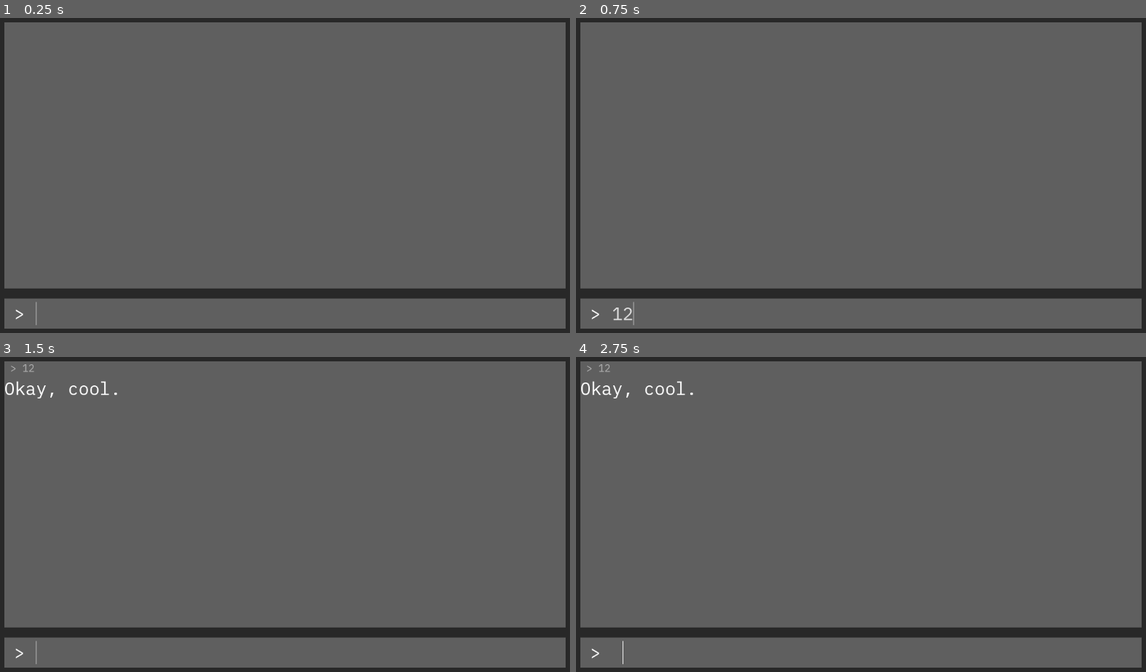
Above: before the commit, frames 1-4 (two rows, left to right).
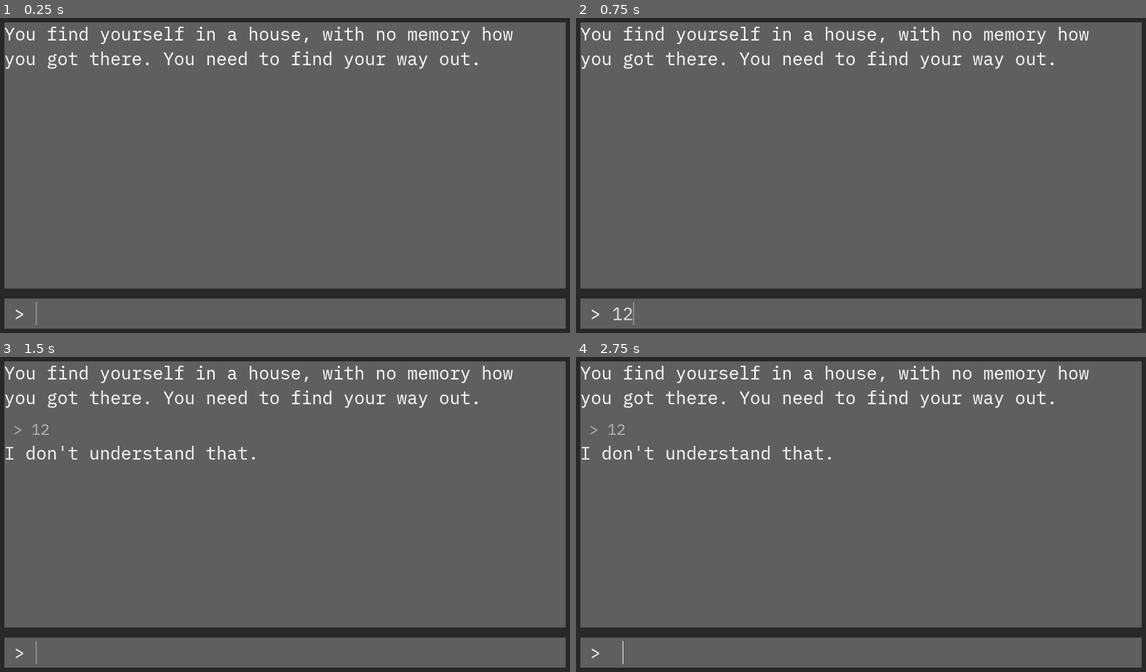
Above: after the commit, the same moments.

Repository: alephmembeth/textadventure-from-scratch
Game: Godot game, scene res://game.tscn
Same seed, same stepped clock (60 frames per second), same inputs: the game is played once before the commit and once after it.
Inputs (mouse positions are in pixels of both pictures, inside the frame that each line leads up to):
- Up to frame 1 (0.25 s): no input
- Up to frame 2 (0.75 s): click (878, 314) at 0.52 s; type "12" at 0.6 s
- Up to frame 3 (1.5 s): tap Enter at 1.25 s
- Up to frame 4 (2.75 s): tap Space at 2 s

The runs differ from the first frame. In frame 1, 2.0% of the frame differs, in the area x 0-91%, y 2-17%; in frame 2, 2.0%; in frame 3, 2.7%, in the area x 0-91%, y 2-33%; in frame 4, 2.7%.

Commit message:
Implement command parser

Diff:
--- a/game.gd
+++ b/game.gd
@@ -1,11 +1,13 @@
 extends Control
 
+const Response = preload("res://response.tscn")
 const InputResponse = preload("res://input_response.tscn")
+
+var max_scroll_length := 0
 
 @export var max_lines_remembered := 42
 
-var max_scroll_length := 0
-
+@onready var parser = $parser
 @onready var history = $background/margins/rows/info_panel/scroll/history
 @onready var scroll = $background/margins/rows/info_panel/scroll
 @onready var scrollbar = scroll.get_v_scroll_bar()
@@ -14,6 +16,9 @@
 func _ready() -> void:
 	scrollbar.changed.connect(handle_scrollbar_changed)
 	max_scroll_length = scrollbar.max_value
+	var starting_message = Response.instantiate()
+	starting_message.text = "You find yourself in a house, with no memory how you got there. You need to find your way out."
+	add_response(starting_message)
 
 
 func handle_scrollbar_changed():
@@ -27,9 +32,17 @@
 		return
 
 	var input_response = InputResponse.instantiate()
-	input_response.set_text(new_text, "Okay, cool.")
-	history.add_child(input_response)
+	var response = parser.process_command(new_text)
+	input_response.set_text(new_text, response)
+	add_response(input_response)
 
+
+func add_response(response: Control):
+	history.add_child(response)
+	delete_history()
+
+
+func delete_history():
 	if history.get_child_count() > max_lines_remembered:
 		var rows_to_forget = history.get_child_count() - max_lines_remembered
 		for i in range(rows_to_forget):
--- a/game.tscn
+++ b/game.tscn
@@ -1,8 +1,9 @@
-[gd_scene load_steps=9 format=3 uid="uid://p60quupdc4ch"]
+[gd_scene load_steps=10 format=3 uid="uid://p60quupdc4ch"]
 
 [ext_resource type="Script" path="res://input_line.gd" id="1_33s3s"]
 [ext_resource type="Script" path="res://game.gd" id="1_vjsim"]
 [ext_resource type="FontFile" uid="uid://dsiu2symk18fd" path="res://fonts/ibm_plex_mono_regular.ttf" id="1_xs2cr"]
+[ext_resource type="Script" path="res://parser.gd" id="2_uctwy"]
 
 [sub_resource type="StyleBoxFlat" id="StyleBoxFlat_ri1t3"]
 bg_color = Color(0.156863, 0.156863, 0.156863, 1)
@@ -25,6 +26,9 @@
 grow_horizontal = 2
 grow_vertical = 2
 script = ExtResource("1_vjsim")
+
+[node name="parser" type="Node" parent="."]
+script = ExtResource("2_uctwy")
 
 [node name="background" type="PanelContainer" parent="."]
 layout_mode = 1
@@ -57,6 +61,8 @@
 
 [node name="history" type="VBoxContainer" parent="background/margins/rows/info_panel/scroll"]
 layout_mode = 2
+size_flags_horizontal = 3
+size_flags_vertical = 3
 theme_override_constants/separation = 20
 
 [node name="input_panel" type="PanelContainer" parent="background/margins/rows"]
--- /dev/null
+++ b/input_history.tscn
@@ -0,0 +1,8 @@
+[gd_scene load_steps=2 format=3 uid="uid://n73bh1yo7omh"]
+
+[ext_resource type="FontFile" uid="uid://dsiu2symk18fd" path="res://fonts/ibm_plex_mono_regular.ttf" id="1_ggmar"]
+
+[node name="input_history" type="Label"]
+theme_override_colors/font_color = Color(0.705882, 0.705882, 0.705882, 1)
+theme_override_fonts/font = ExtResource("1_ggmar")
+theme_override_font_sizes/font_size = 30
--- a/input_response.tscn
+++ b/input_response.tscn
@@ -1,18 +1,15 @@
-[gd_scene load_steps=3 format=3 uid="uid://d2t07w1xpb3as"]
+[gd_scene load_steps=4 format=3 uid="uid://d2t07w1xpb3as"]
 
 [ext_resource type="Script" path="res://input_response.gd" id="1_pod1b"]
-[ext_resource type="FontFile" uid="uid://dsiu2symk18fd" path="res://fonts/ibm_plex_mono_regular.ttf" id="1_rgfur"]
+[ext_resource type="PackedScene" uid="uid://n73bh1yo7omh" path="res://input_history.tscn" id="2_pirlt"]
+[ext_resource type="PackedScene" uid="uid://cu3cyma3vqa83" path="res://response.tscn" id="3_kpc6o"]
 
 [node name="input_response" type="VBoxContainer"]
 script = ExtResource("1_pod1b")
 
-[node name="input_history" type="Label" parent="."]
+[node name="input_history" parent="." instance=ExtResource("2_pirlt")]
 layout_mode = 2
-theme_override_colors/font_color = Color(0.705882, 0.705882, 0.705882, 1)
-theme_override_fonts/font = ExtResource("1_rgfur")
-theme_override_font_sizes/font_size = 20
+autowrap_mode = 2
 
-[node name="response" type="Label" parent="."]
+[node name="response" parent="." instance=ExtResource("3_kpc6o")]
 layout_mode = 2
-theme_override_fonts/font = ExtResource("1_rgfur")
-theme_override_font_sizes/font_size = 35
--- /dev/null
+++ b/parser.gd
@@ -0,0 +1,31 @@
+extends Node
+
+
+func process_command(input: String) -> String:
+	var words = input.split(" ", false)
+	if words.size() == 0:
+		return "No words were parsed."
+
+	var first_word = words[0].to_lower()
+	var second_word = ""
+	if words.size() > 1:
+		second_word = words[1].to_lower()
+
+	match first_word:
+		"go":
+			return go(second_word)
+		"help":
+			return help()
+		_:
+			return "I don't understand that."
+
+
+func go(second_word: String) -> String:
+	if second_word == "":
+		return "Go where?"
+
+	return "You go %s." % second_word
+
+
+func help() -> String:
+	return "You can use these commands: 'go [location], 'help'."
--- /dev/null
+++ b/response.tscn
@@ -0,0 +1,8 @@
+[gd_scene load_steps=2 format=3 uid="uid://cu3cyma3vqa83"]
+
+[ext_resource type="FontFile" uid="uid://dsiu2symk18fd" path="res://fonts/ibm_plex_mono_regular.ttf" id="1_csvld"]
+
+[node name="response" type="Label"]
+theme_override_fonts/font = ExtResource("1_csvld")
+theme_override_font_sizes/font_size = 35
+autowrap_mode = 2
